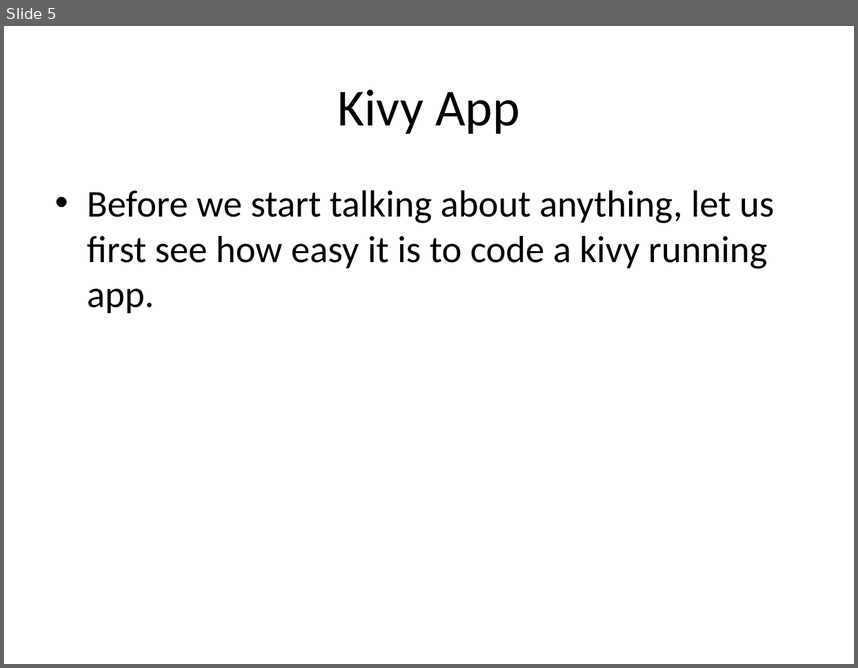
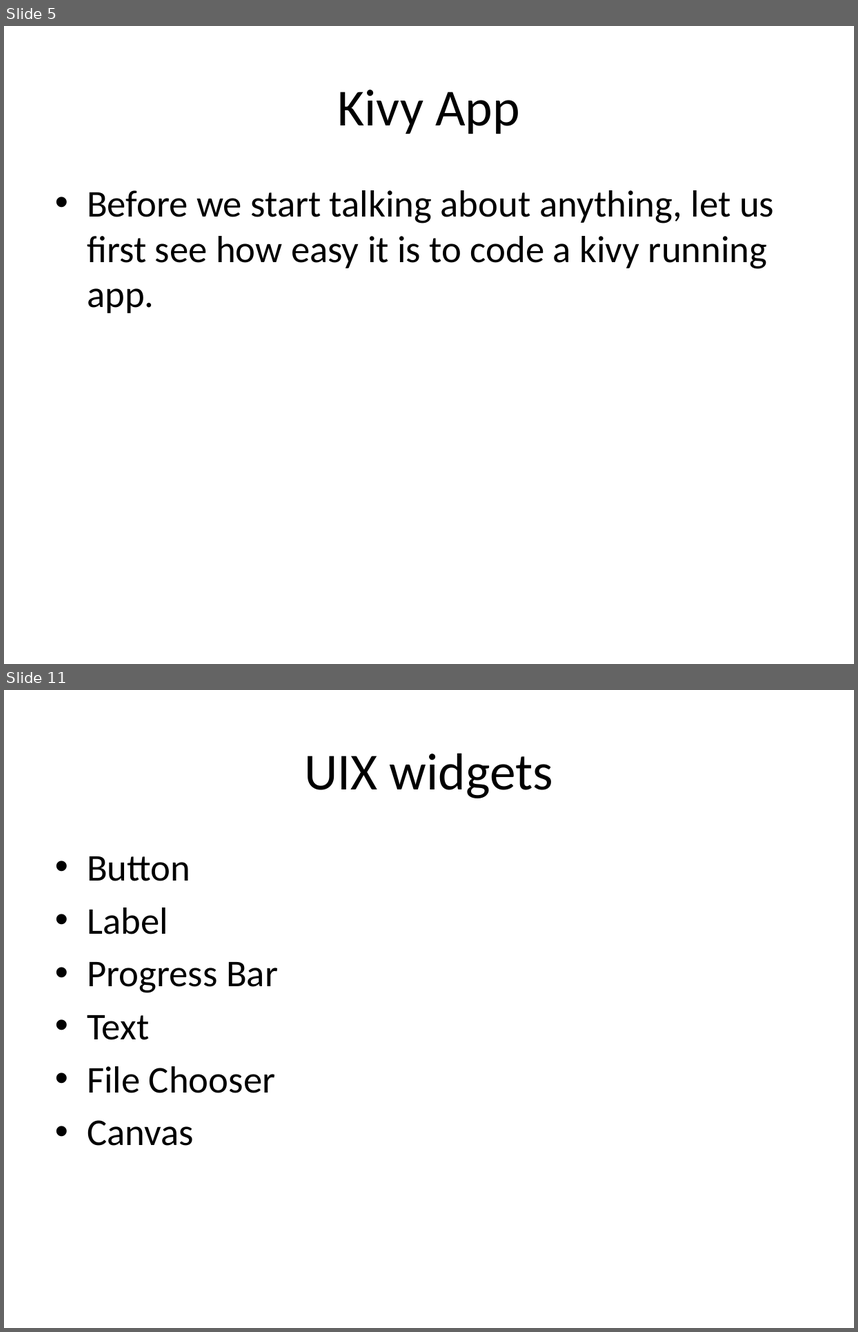
Before and after one commit to akash-tomar/pyconsk2017_kivy, a slide deck: talk.pptx. Shown one above the other, each under a label of ours: slide 5 before the commit, slides 5 and 11 after it; the slides between them are not shown. The pictures are 858x668 and 858x1332 pixels, drawn with LibreOffice and Linux fonts; fonts in the diff are those of the drawing. Boxes give left, top, right and bottom in pixels: in the first picture for what was removed or moved away, otherwise in the second. Text is boxed around its words. In the diff, an @@ line names an element or a change of style, - is before the commit and + after.

```diff
--- a/talk.pptx
+++ b/talk.pptx
@@ slide 11 added at [4,690,854,1328], background #FFFFFF @@
@@ title added at [305,753,553,798], 44 pt, text #000000 @@
+UIX widgets
@@ text added at [87,856,278,1145], 32 pt, text #000000 @@
+• Button
+• Label
+• Progress Bar
+• Text
+• File Chooser
+• Canvas
```
Also in this commit, not shown: 9 other slides added.
